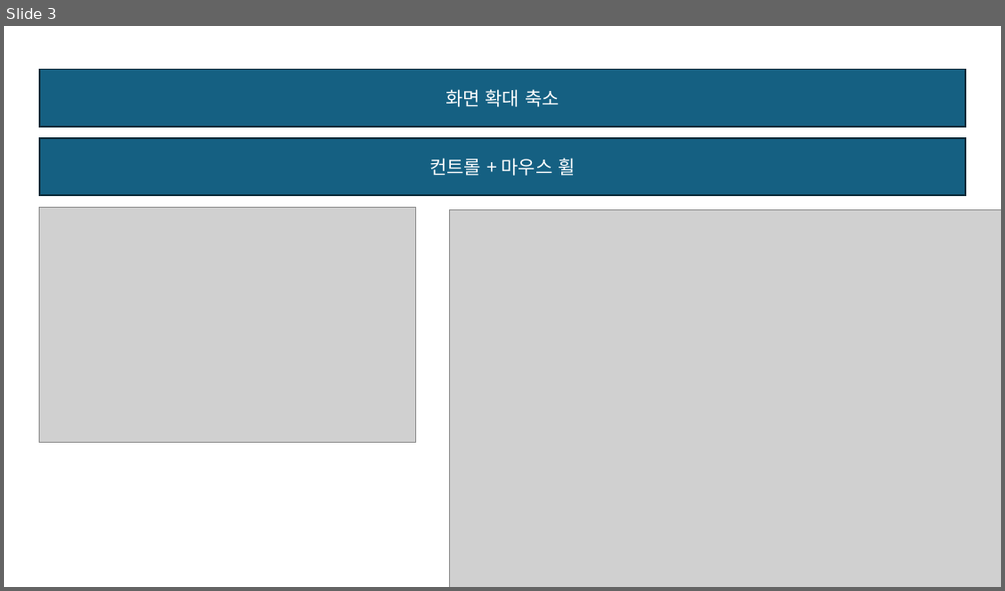
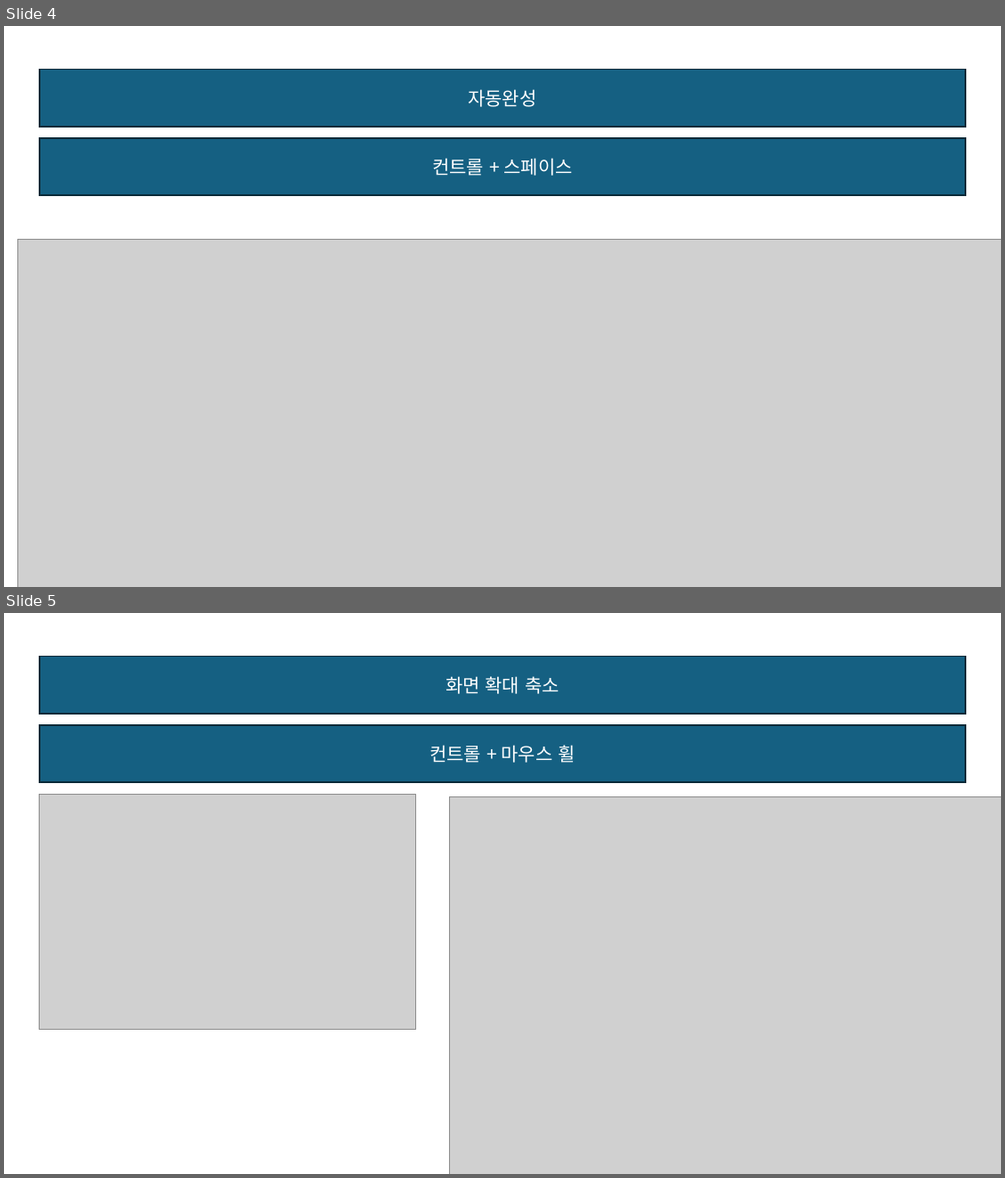
Before and after one commit to JaeSuGang/AssortRockAssignment, a slide deck: DOC/공통문서/비주얼스튜디오 단축키.pptx. Shown one above the other, each under a label of ours: slide 3 before the commit, slides 4 and 5 after it. The pictures are 1005x591 and 1005x1178 pixels, drawn with LibreOffice and Linux fonts; fonts in the diff are those of the drawing; grey boxes stand for pictures. Boxes give left, top, right and bottom in pixels: in the first picture for what was removed or moved away, otherwise in the second. Text is boxed around its words. In the diff, an @@ line names an element or a change of style, - is before the commit and + after.

```diff
--- a/DOC/공통문서/비주얼스튜디오 단축키.pptx
+++ b/DOC/공통문서/비주얼스튜디오 단축키.pptx
@@ slide 4 added at (4, 26, 1001, 587), background #FFFFFF @@
@@ rectangle added at (39, 70, 965, 127), fill #156082, outline #092A39 1.5 pt, 18 pt, text #FFFFFF @@
+자동완성
@@ rectangle added at (39, 138, 965, 196), fill #156082, outline #092A39 1.5 pt, 18 pt, text #FFFFFF @@
+컨트롤 + 스페이스
@@ picture added at (17, 239, 1001, 587) @@
@@ what was slide 3 is now slide 5 @@
```
Also in this commit, not shown: 1 other slide added, 3 other files.
